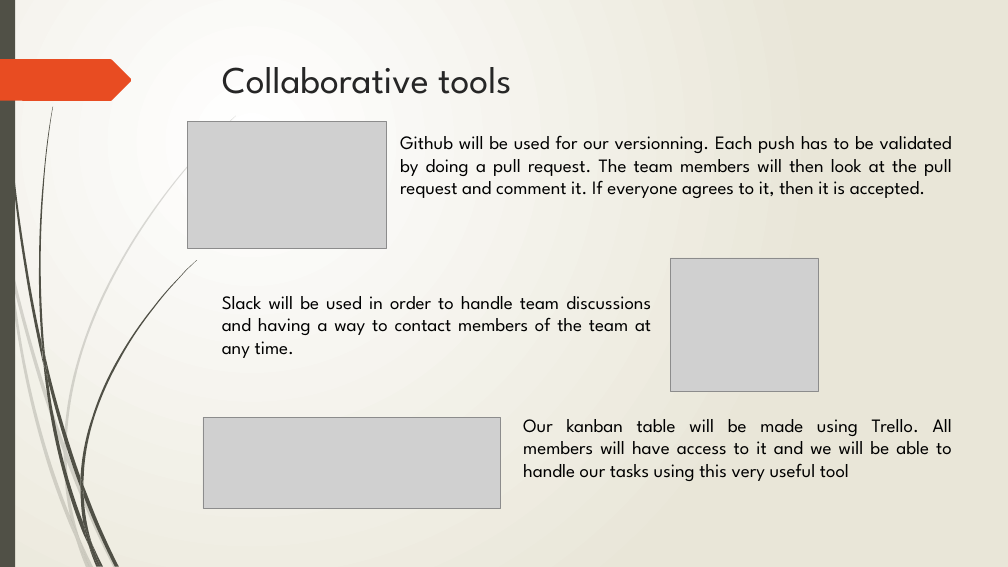
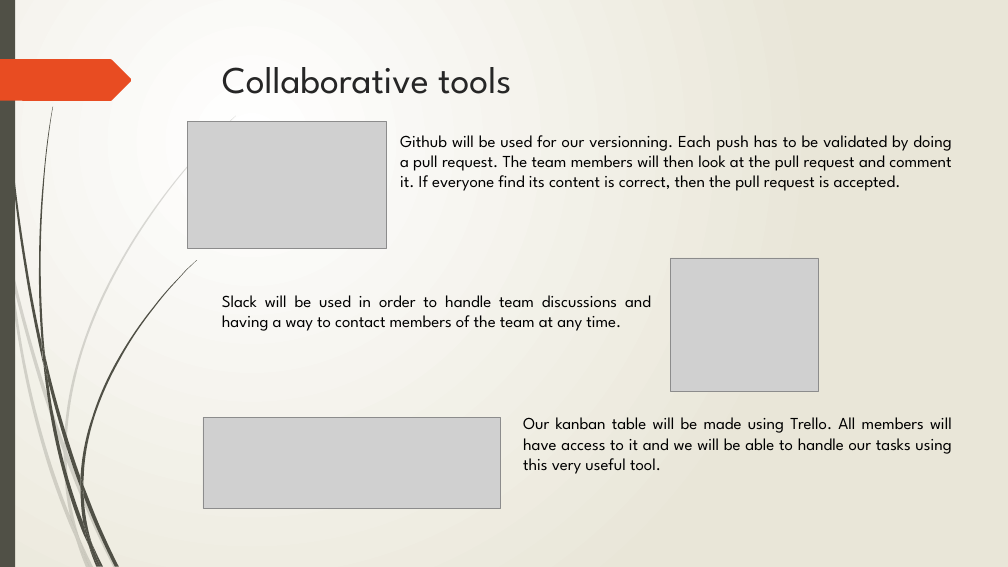
Before and after one commit to Toulouse-Exia-A4/AtlantisToulouseUML, a slide deck: slide 11 of ProjectManagement/Project Management.pptx (slide 7 before the commit). Drawn at 1008x567 pixels with LibreOffice and Linux fonts; fonts in the diff are those of the drawing; grey boxes stand for pictures. Boxes give left, top, right and bottom in pixels: in the first picture for what was removed or moved away, otherwise in the second. Text is boxed around its words. In the diff, an @@ line names an element or a change of style, - is before the commit and + after.

```diff
--- a/ProjectManagement/Project Management.pptx
+++ b/ProjectManagement/Project Management.pptx
@@ text at <box>400,135,951,191</box>: text changed; size 18 to 16 pt @@
-Github will be used for our versionning. Each push has to be validated by doing a pull request. The team members will then look at the pull request and comment it. If everyone agrees to it, then it is accepted.
+Github will be used for our versionning. Each push has to be validated by doing a pull request. The team members will then look at the pull request and comment it. If everyone find its content is correct, then the pull request is accepted.
@@ text "Slack will be used in ..." at <box>222,295,651,331</box>: size 18 to 16 pt @@
@@ text at <box>523,417,952,474</box>: text changed; size 18 to 16 pt @@
-Our kanban table will be made using Trello. All members will have access to it and we will be able to handle our tasks using this very useful tool
+Our kanban table will be made using Trello. All members will have access to it and we will be able to handle our tasks using this very useful tool.
```
Also in this commit, not shown: 4 other slides changed, 5 slides added, 1 slide removed.
